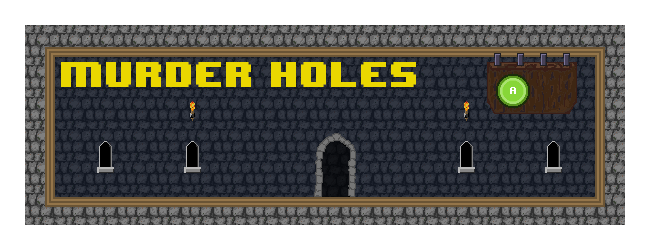
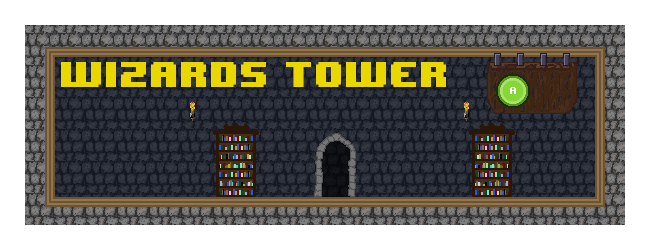
The second w=650, h=250 image is a revision of the first. Changes to its layers:
added group "Wizards Tower" (1st of 2) with 6 layers above "Murder Holes" over [71, 62, 515, 197]
showed "Wizards Tower" (2nd of 2, in "Wizards Tower"), moved it into group "Wizards Tower" over [71, 62, 446, 87]
showed "Layer 2", moved it into group "Wizards Tower", painted on it over [71, 62, 562, 197]
added layer "Books right" in group "Wizards Tower" over [475, 135, 509, 195]
added layer "Books left" in group "Wizards Tower" over [219, 135, 253, 195]
added layer "Bookcase right" in group "Wizards Tower" over [469, 123, 515, 197]
added layer "Bookcase left" in group "Wizards Tower" over [213, 123, 259, 197]
hid group "Murder Holes" (6 layers) over [71, 62, 562, 173]
